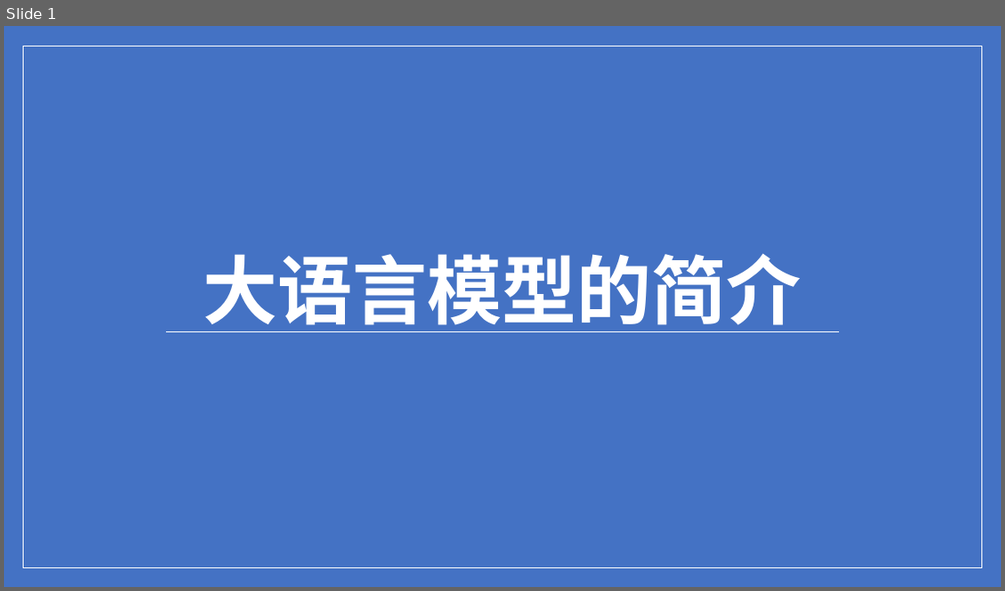
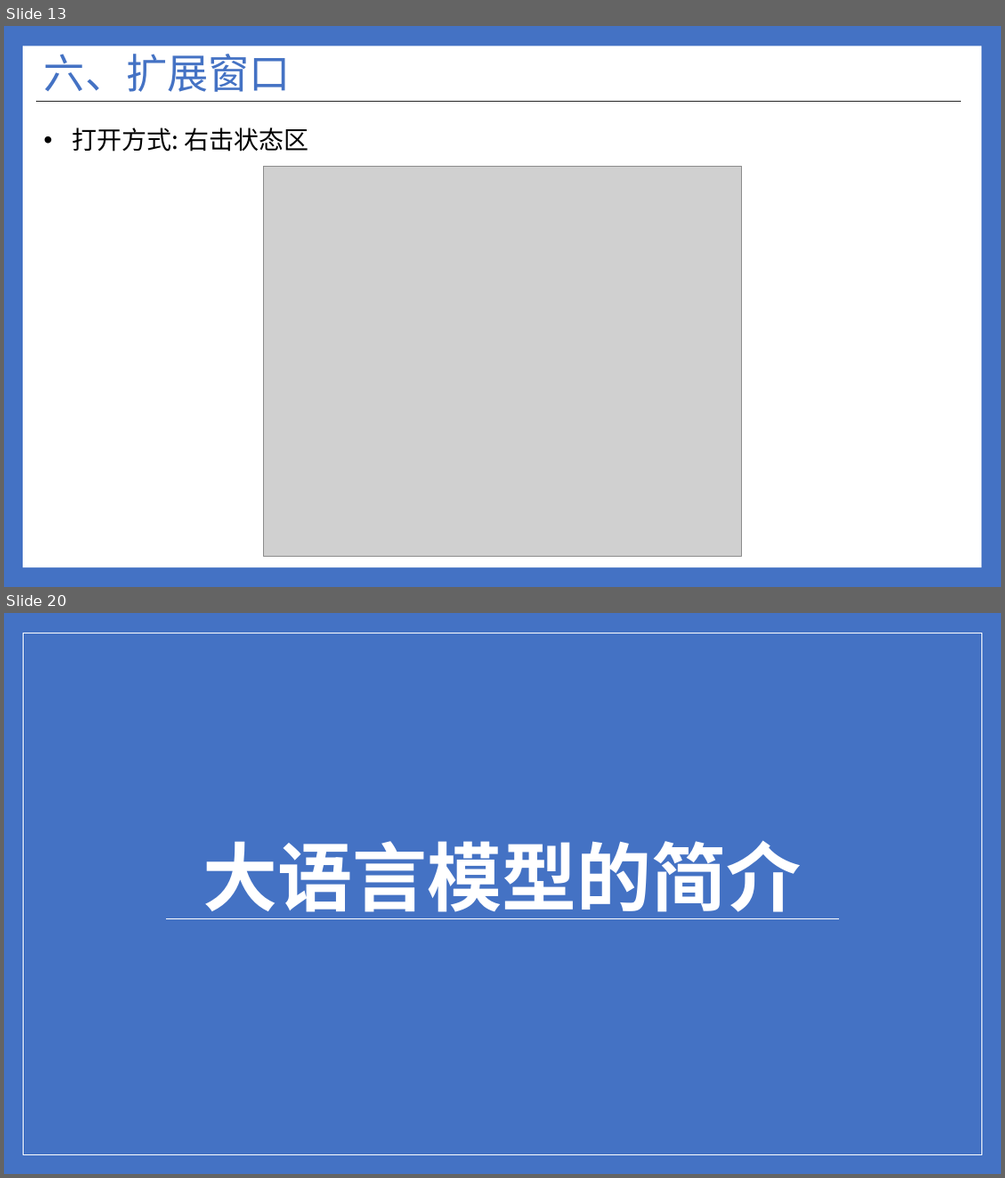
Before and after one commit to ylsdamxssjxxdd/eva, a slide deck: utils/软件介绍.pptx. Shown one above the other, each under a label of ours: slide 1 before the commit, slides 13 and 20 after it; the slides between them are not shown. The pictures are 1005x591 and 1005x1178 pixels, drawn with LibreOffice and Linux fonts; fonts in the diff are those of the drawing; grey boxes stand for pictures. Boxes give left, top, right and bottom in pixels: in the first picture for what was removed or moved away, otherwise in the second. Text is boxed around its words. In the diff, an @@ line names an element or a change of style, - is before the commit and + after.

```diff
--- a/utils/软件介绍.pptx
+++ b/utils/软件介绍.pptx
@@ slide 13 added at (4,26,1001,587), background #4472C4 @@
@@ rectangle added at (23,46,981,567), fill #FFFFFF @@
@@ title added at (44,54,291,92), 39.6 pt, text #4472C4 @@
+六、扩展窗口
@@ line added from (36, 102) to (961, 102), #262626 1 pt @@
@@ text added at (72,127,308,151), 24 pt, text #000000 @@
+• 打开方式: 右击状态区
@@ picture added at (264,166,741,556) @@
@@ what was slide 1 is now slide 20 @@
```
Also in this commit, not shown: 6 slides changed, 17 other slides added, 1 slide removed, 14 other files.
